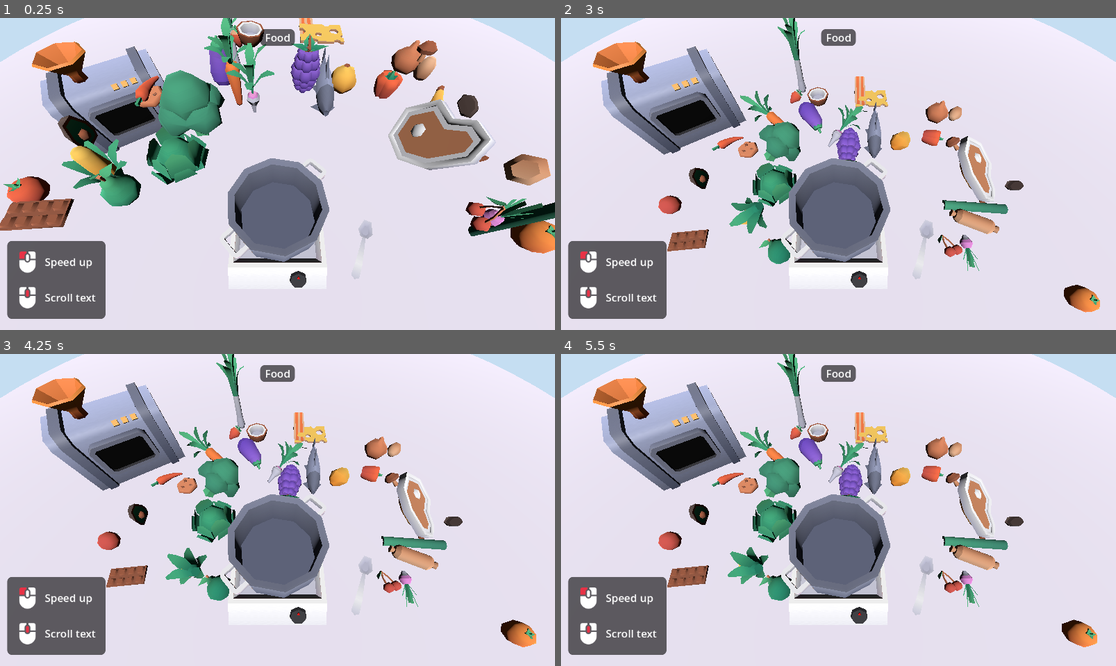
Above: before the commit, frames 1-4 (two rows, left to right).
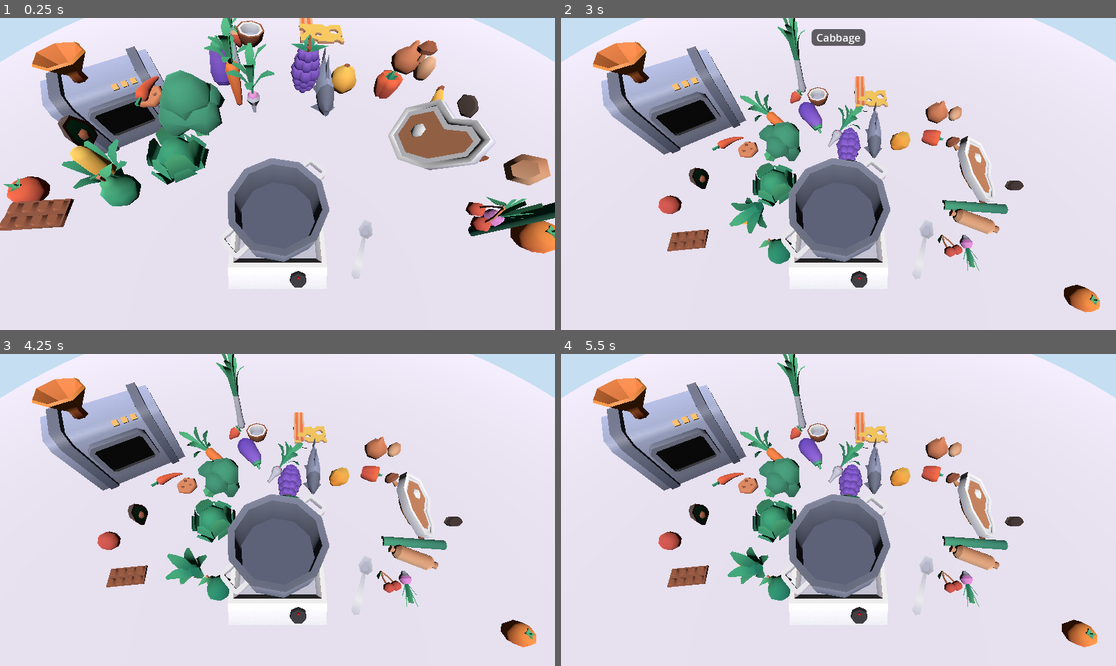
Above: after the commit, the same moments.

Repository: DrHaid/llm-taste-tester
Game: Godot game, scene res://main.tscn
Same seed, same stepped clock (60 frames per second), same inputs: the game is played once before the commit and once after it.
Inputs (mouse positions are in pixels of both pictures, inside the frame that each line leads up to):
- Up to frame 1 (0.25 s): no input
- Up to frame 2 (3 s): move the mouse to (960, 158) at 0.52 s; click (960, 158) at 0.67 s; drag from (727, 189) to (810, 236) at 1.27 s; move the mouse to (894, 105) at 2.02 s; click (894, 105) at 2.17 s; drag from (810, 236) to (672, 127) at 2.77 s
- Up to frame 3 (4.25 s): move the mouse to (444, 556) at 3.52 s; click (444, 556) at 3.67 s
- Up to frame 4 (5.5 s): drag from (672, 463) to (755, 432) at 4.27 s; tap Enter at 5 s; move the mouse to (866, 510) at 5.02 s; click (866, 510) at 5.17 s

The runs differ from the first frame. In frame 1, 4.6% of the frame differs, in the area x 1-54%, y 3-97%; in frame 2, 4.6%; in frame 3, 4.7%; in frame 4, 4.7%.

Commit message:
Make UI functional

Diff:
--- a/cooking_controller.gd
+++ b/cooking_controller.gd
@@ -1,5 +1,6 @@
 extends Node
 
+@onready var ui: Control = %UI
 @onready var camera_rig: Node3D = %CameraRig
 @onready var stove: Node3D = %Stove
 @onready var pot: Node3D = %Pot
@@ -38,3 +39,4 @@
 
 func _on_camera_rig_pan_complete() -> void:
 	eating_robot.start_tasting(current_foods)
+	ui.show_help(true)
--- a/main.tscn
+++ b/main.tscn
@@ -36,6 +36,7 @@
 [node name="Main" type="Node3D"]
 
 [node name="UI" type="Control" parent="."]
+unique_name_in_owner = true
 layout_mode = 3
 anchors_preset = 15
 anchor_right = 1.0
@@ -59,7 +60,7 @@
 theme_override_constants/margin_bottom = 25
 
 [node name="FoodLabel" type="Label" parent="UI/MarginContainer"]
-unique_name_in_owner = true
+visible = false
 layout_mode = 2
 size_flags_horizontal = 4
 size_flags_vertical = 0
@@ -68,7 +69,7 @@
 text = "Food"
 
 [node name="HelpTextContainer" type="PanelContainer" parent="UI/MarginContainer"]
-unique_name_in_owner = true
+visible = false
 layout_mode = 2
 size_flags_horizontal = 0
 size_flags_vertical = 8
--- a/mouse_input_handler.gd
+++ b/mouse_input_handler.gd
@@ -2,6 +2,7 @@
 
 signal start_drag(obj: Node3D, target: Marker3D)
 signal end_drag(obj: Node3D)
+signal food_hover(name: String)
 
 @onready var pot_rim_elevation: Marker3D = $PotRimElevation
 @onready var drag_food_target: Marker3D = $DragFoodTarget
@@ -42,17 +43,27 @@
 	if event is InputEventMouseMotion:
 		mouse_position = event.position
 
+		if not dragged_object:
+			var hovered_food := get_food_at_mouse_pos(mouse_position)
+			var hovered_food_name := String(hovered_food.name) if hovered_food else ""
+			food_hover.emit(hovered_food_name)
+
 func _process(delta: float) -> void:
 	if dragged_object:
 		_update_raw_drag_target()
 		keep_target_in_boundary()
 		_set_final_target_pos(delta)
 
+func get_food_at_mouse_pos(pos: Vector2) -> Node:
+	var result := cast_viewport_ray(pos)
+	if result and result.collider and result.collider.is_in_group(&"Food"):
+		return result.collider
+	return null
+
 func _start_drag(event: InputEvent) -> void:
-	var result := cast_viewport_ray(event.position)
-
-	if result and result.collider and result.collider.is_in_group(&"Food"):
-		dragged_object = result.collider
+	var food := get_food_at_mouse_pos(event.position)
+	if food:
+		dragged_object = food
 		raw_target_position = dragged_object.global_position
 		drag_food_target.global_position = raw_target_position
 		start_drag.emit(dragged_object, drag_food_target)
--- a/ui/ui.gd
+++ b/ui/ui.gd
@@ -1,10 +1,11 @@
 extends Control
 
-@onready var help_text_container: PanelContainer = %HelpTextContainer
-@onready var food_label: Label = %FoodLabel
+@onready var help_text_container: PanelContainer = $MarginContainer/HelpTextContainer
+@onready var food_label: Label = $MarginContainer/FoodLabel
 
 func _ready() -> void:
-	pass # Replace with function body.
+	var mouse_input_handler := %FoodDragHandler
+	mouse_input_handler.connect("food_hover", update_food_label)
 
 func show_help(show_container: bool) -> void:
 	help_text_container.visible = show_container
